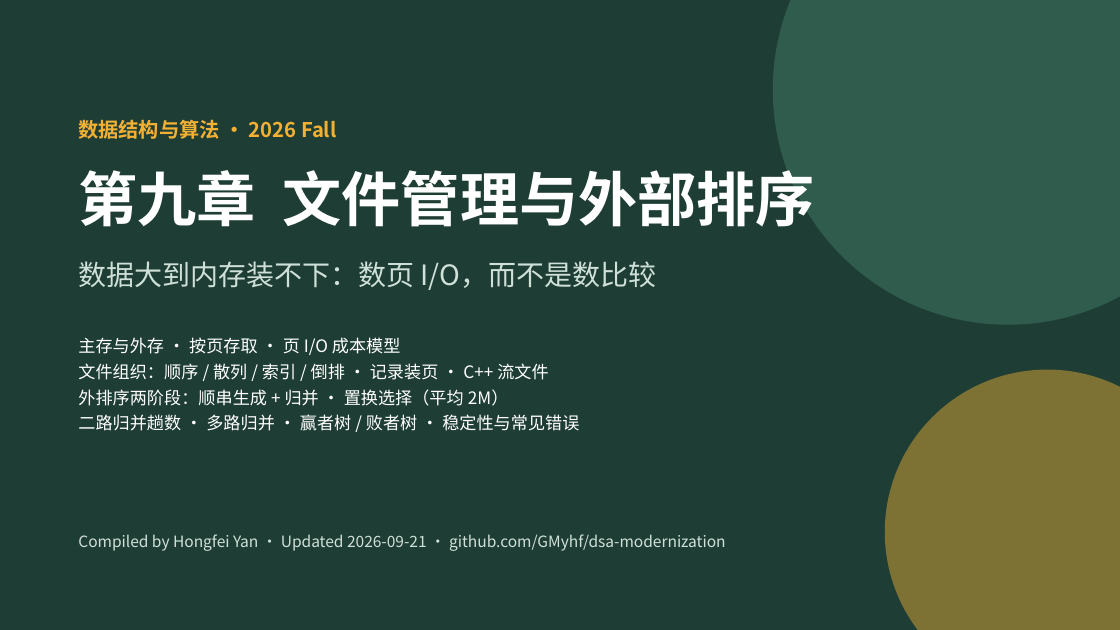
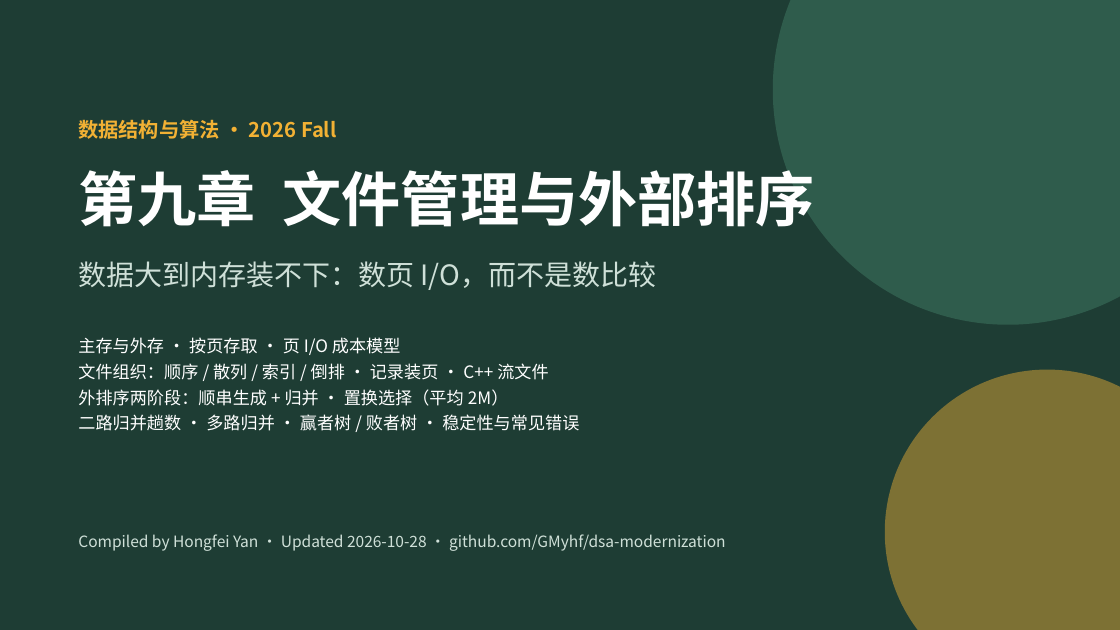
Before and after one commit to GMyhf/2026fall-cs201, a slide deck: slide 1 of courseware/202609_DSA_09_External_Sort.pptx. Drawn at 1120x630 pixels with LibreOffice and Linux fonts; fonts in the diff are those of the drawing. Boxes give left, top, right and bottom in pixels: in the first picture for what was removed or moved away, otherwise in the second. Text is boxed around its words. In the diff, an @@ line names an element or a change of style, - is before the commit and + after.

```diff
--- a/courseware/202609_DSA_09_External_Sort.pptx
+++ b/courseware/202609_DSA_09_External_Sort.pptx
@@ text at bbox=[78, 534, 726, 551]: text changed @@
-Compiled by Hongfei Yan · Updated 2026-09-21 · github.com/GMyhf/dsa-modernization
+Compiled by Hongfei Yan · Updated 2026-10-28 · github.com/GMyhf/dsa-modernization
```
Also in this commit, not shown: 41 other slides changed, 3 slides added, 2 other files.
